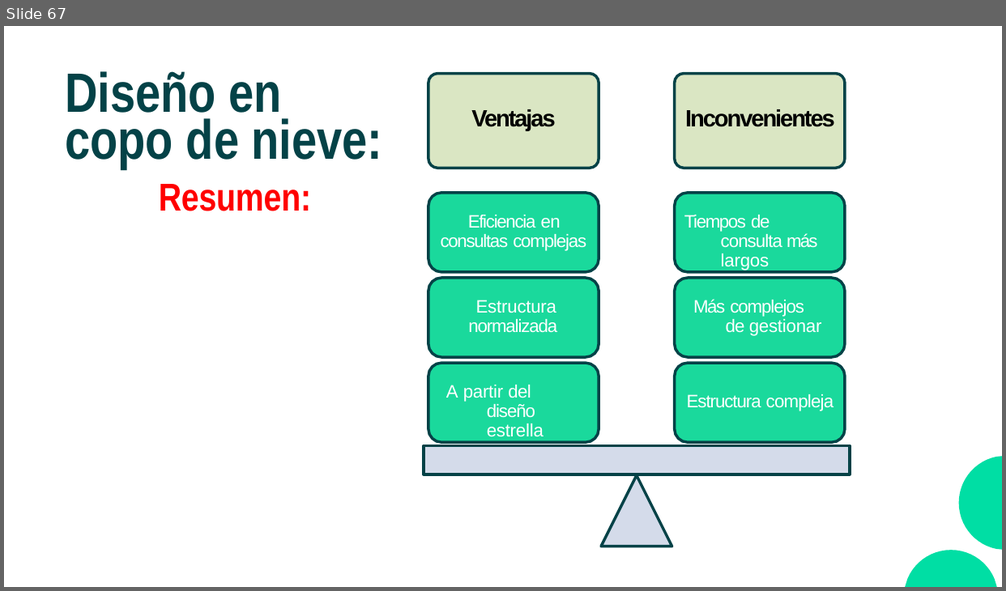
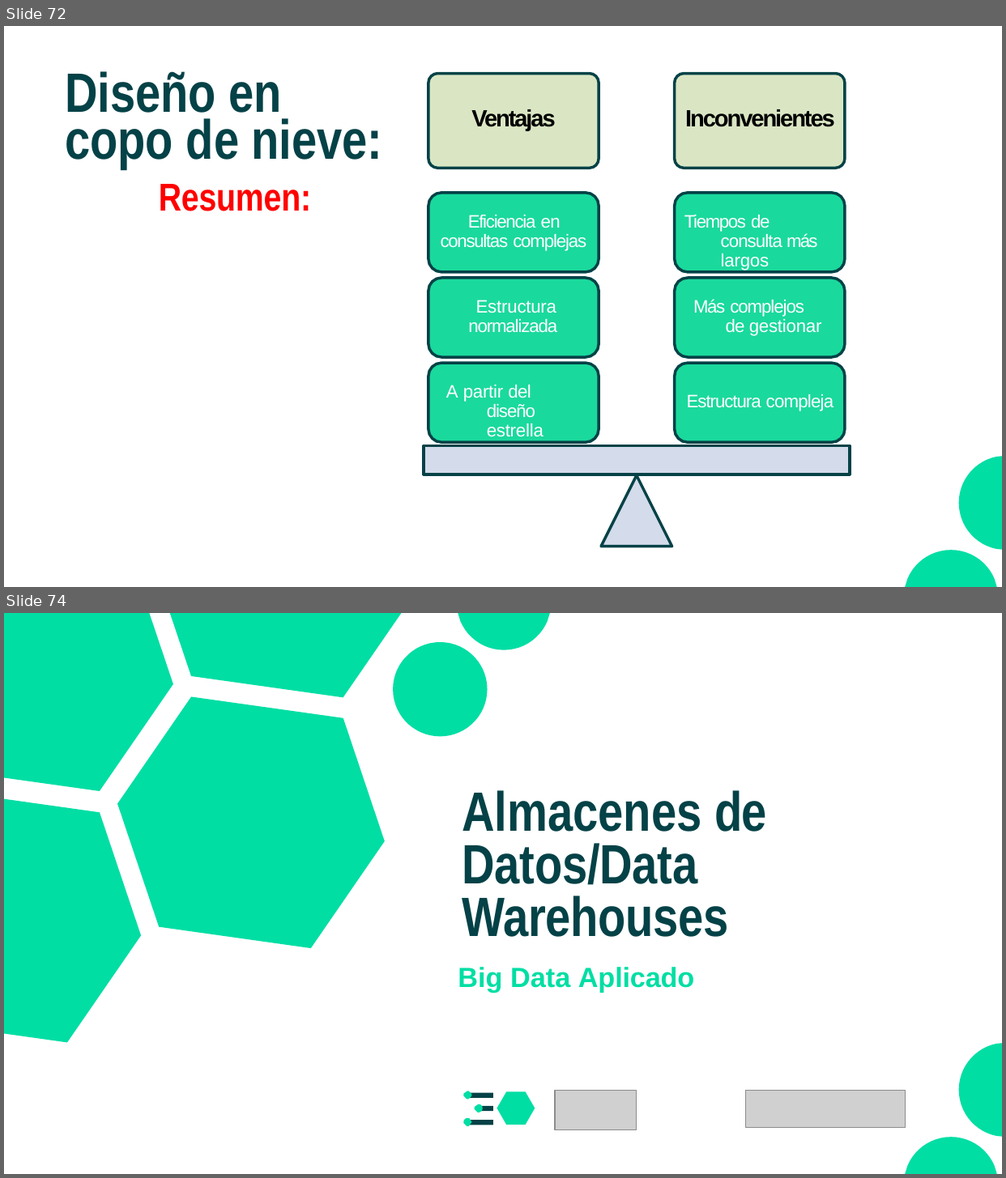
Before and after one commit to CodeWithJuancho/CE_IABD_BIU_SPS, a slide deck: BIU/UT1 - Fundamentos y Preparacion de datos/UT1_2/UT1_2 - Fundamentos y preparacion de datos.pptx. Shown one above the other, each under a label of ours: slide 67 before the commit, slides 72 and 74 after it; the slides between them are not shown. The pictures are 1006x591 and 1006x1178 pixels, drawn with LibreOffice and Linux fonts; fonts in the diff are those of the drawing; grey boxes stand for pictures. Boxes give left, top, right and bottom in pixels: in the first picture for what was removed or moved away, otherwise in the second. Text is boxed around its words. In the diff, an @@ line names an element or a change of style, - is before the commit and + after.

```diff
--- a/BIU/UT1 - Fundamentos y Preparacion de datos/UT1_2/UT1_2 - Fundamentos y preparacion de datos.pptx
+++ b/BIU/UT1 - Fundamentos y Preparacion de datos/UT1_2/UT1_2 - Fundamentos y preparacion de datos.pptx
@@ slide 74 added at box(4, 613, 1002, 1174), background #FFFFFF @@
@@ freeform shape added at box(4, 613, 550, 1043), fill #00DEA4 @@
@@ title added at box(462, 790, 767, 937), 40 pt, text #044247, bold @@
+Almacenes de Datos/Data Warehouses
@@ text added at box(458, 967, 694, 992), 20 pt, text #00DEA4, bold @@
+Big Data Aplicado
@@ freeform shape added at box(905, 1043, 1002, 1174), fill #00DEA4 @@
@@ group added at box(463, 1091, 534, 1127): 6 freeform shapes @@
@@ picture added at box(555, 1090, 637, 1130) @@
@@ picture added at box(745, 1090, 905, 1128) @@
@@ what was slide 67 is now slide 72 @@
```
Also in this commit, not shown: 6 other slides added, 41 other files.
